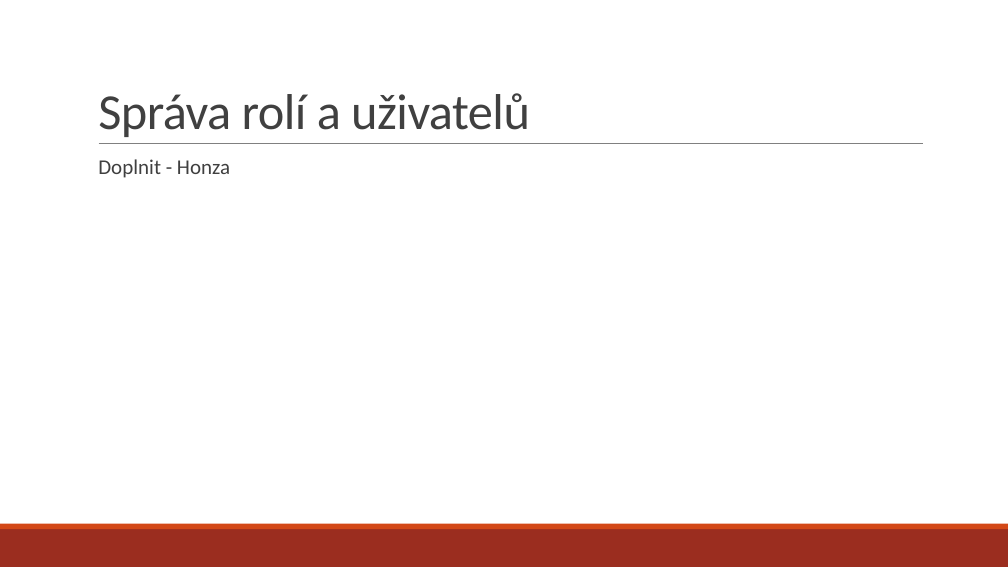
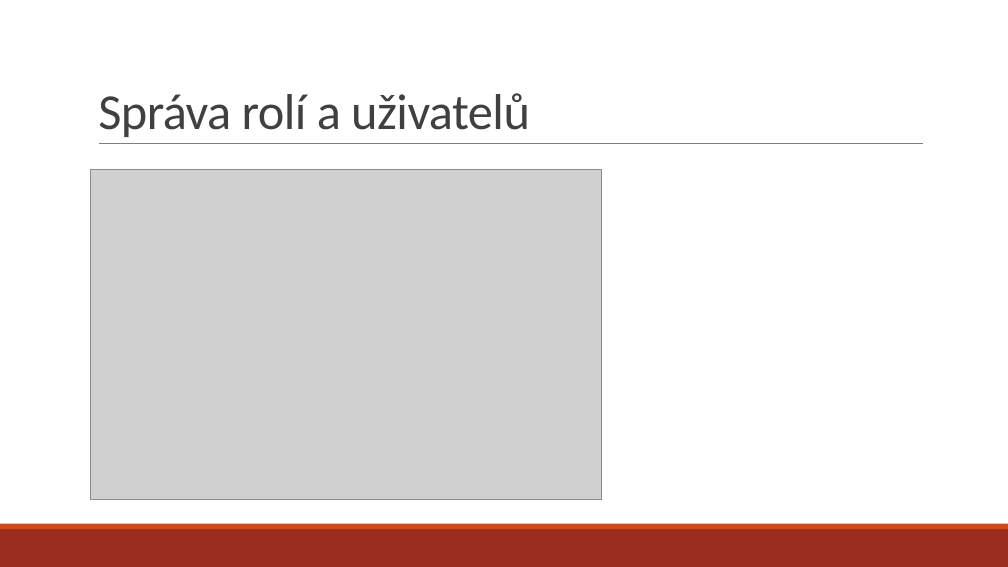
Before and after one commit to prokopec00/RSP_Softwari, a slide deck: slide 9 of Dokumenty/Iterace01.pptx. Drawn at 1008x567 pixels with LibreOffice and Linux fonts; fonts in the diff are those of the drawing; grey boxes stand for pictures. Boxes give left, top, right and bottom in pixels: in the first picture for what was removed or moved away, otherwise in the second. Text is boxed around its words. In the diff, an @@ line names an element or a change of style, - is before the commit and + after.

Commit message:
update prezentace

```diff
--- a/Dokumenty/Iterace01.pptx
+++ b/Dokumenty/Iterace01.pptx
@@ picture added at [91, 169, 601, 500] @@
@@ text removed at [98, 159, 230, 178] @@
-  Doplnit - Honza
```
